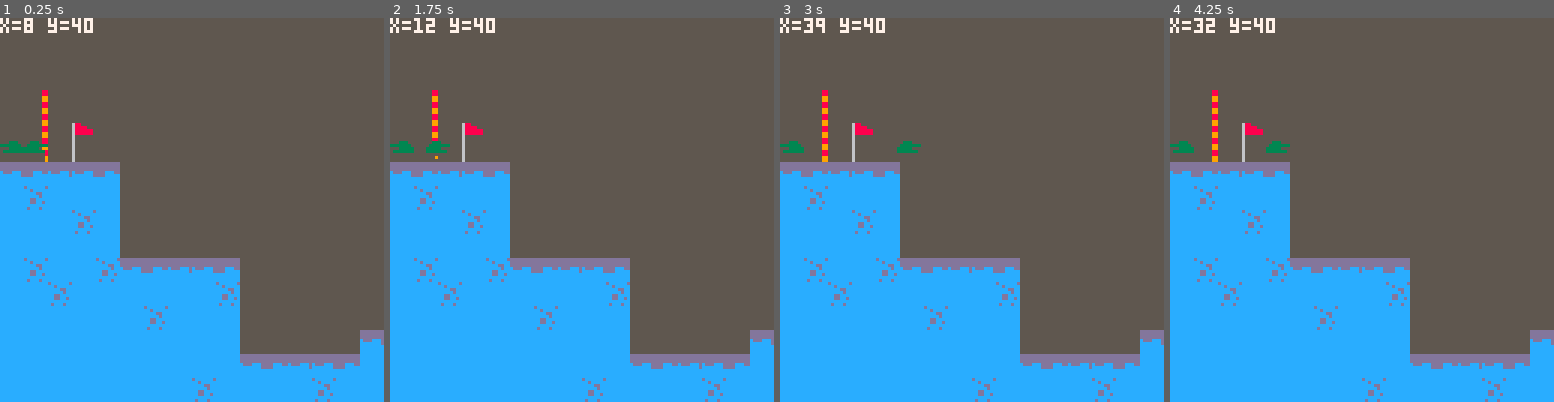
Above: before the commit, frames 1-4 (left to right).
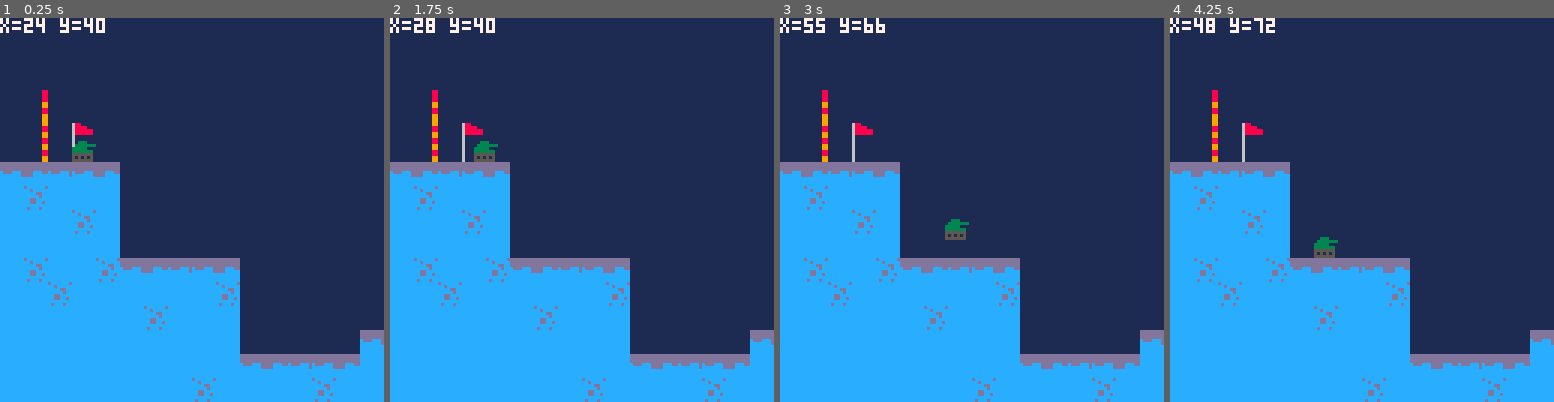
Above: after the commit, the same moments.

Repository: Finn4239/ShellShockLite
Game: PICO-8 cartridge game.p8
The game is run twice, just before and just after one commit, with the same random seed, the same clock (stepped at 60 frames per second) and the same inputs.
Inputs:
- Up to frame 1 (0.25 s): no input
- Up to frame 2 (1.75 s): hold Right from 1.6 s (still down)
- Up to frame 3 (3 s): release Right at 2.1 s; hold Up 2.15-2.42 s; hold Right from 2.47 s (still down)
- Up to frame 4 (4.25 s): release Right at 3.03 s; hold Left 3.08-3.58 s; hold Right from 4.02 s (still down)

The runs differ from the first frame. In frame 1, 63% of the frame differs, in the area x 0-100%, y 0-88%; in frame 2, 63%; in frame 3, 63%; in frame 4, 63%.

Commit message:
refactor player movement and collision logic: improve jump mechanics and sprite handling

Diff:
--- a/src/core/game.lua
+++ b/src/core/game.lua
@@ -1,15 +1,72 @@
--- Start-coordinates
-x = 8
-y = 40
--- Velocity
-velocity_y = 0
 --constants
 GRAVITY = 0.3
 MAX_FALL_SPEED = 3
+MAX_JUMP_SPEED = 2
+JUMP_HEIGHT = 16
 -- Sprite indices
-PLAYER_SPRITE = 1
-BORDER_SPRITE = 0
+PLAYER_SPRITE_LEFT = 0
+PLAYER_SPRITE_RIGHT = 1
+BORDER_SPRITE = 6
+-- Start-coordinates
+x = 24
+y = 40
+current_sprite = PLAYER_SPRITE_RIGHT
+can_jump = true
+-- Velocity
+velocity_y = 0
 
+function applyVerticalMovement()
+    local y_direction = getVerticalDirection(velocity_y)
+    local amount_of_pixels = flr(absoluteValue(velocity_y))
+    local sprite_width = 8
+
+    if btn(2)then
+        y_direction = jump(y_direction) end
+
+    for i = 1, amount_of_pixels do
+        local left_edge = x
+        local right_edge = x + (sprite_width - 1)
+
+        if isObjectInAir(left_edge, y_direction) and isObjectInAir(right_edge, y_direction) then
+            y = y + y_direction
+        else
+            velocity_y = 0
+            break
+        end
+    end
+end
+
+function applyHorizontalMovement()
+    local x_direction = 0
+    local left = 0
+    local right = 0
+
+    if btn(0) then
+        left = 1
+        current_sprite = PLAYER_SPRITE_LEFT
+    else left = 0 end
+
+    if btn(1) then
+        right = 1
+        current_sprite = PLAYER_SPRITE_RIGHT
+    else right = 0 end
+
+    x_direction = right - left
+
+    if x_direction ~= 0 then
+        if x_direction > 0 then -- right
+            if not collisionAtPosition(x + x_direction *8, y+4) then
+                x = x + x_direction
+            end
+        else --left
+            if not collisionAtPosition(x + x_direction, y+4) then
+                x = x + x_direction
+            end
+        end
+    end
+end
+
+-- Help-Functions
 function getVerticalDirection(a)
     if a < 0 and -1 then
         return -1 -- move up
@@ -33,68 +90,60 @@
     return fget(mget(tank_x, tank_y), 0)
 end
 
-function calculateVerticalVelocity()
+function calculateVerticalVelocity(max_speed)
     velocity_y = velocity_y + GRAVITY
     if velocity_y > MAX_FALL_SPEED then
-    velocity_y = MAX_FALL_SPEED
+        velocity_y = MAX_FALL_SPEED
+        if velocity_y > max_speed then
+            velocity_y = max_speed
+        end
     end
 end
 
-function applyVerticalMovement()
-    local y_direction = getVerticalDirection(velocity_y)
-    local amount_of_pixels = flr(absoluteValue(velocity_y))
-    local sprite_width = 8
+function jump(y_direction)
+    if not isPlayerOnGround() then
+        can_jump = false
 
-    for i = 1, amount_of_pixels do
-        local left_edge = x
-        local right_edge = x + sprite_width - 1
+        return y_direction
+    end
 
-        if isObjectInAir(left_edge, y_direction) and isObjectInAir(right_edge, y_direction) then
-            y = y + y_direction
-        else
-            velocity_y = 0
-            break
-        end
+    if can_jump then
+        y_direction = y_direction - JUMP_HEIGHT
+        can_jump = false
     end
-end
+
+    return y_direction
+    end
 
 function isObjectInAir(edge, y_direction)
     return not collisionAtPosition(edge, y + 8 * y_direction)
 end
 
-function applyHorizontalMovement()
-    local x_direction = 0
-    local left = 0
-    local right = 0
+function isPlayerOnGround()
+    local left_edge = x
+    local right_edge = x + 7
 
-    if btn(0) then left = 1 else left = 0 end
-    if btn(1) then right = 1 else right = 0 end
-
-    x_direction = right - left
-
-    if x_direction ~= 0 then
-        if x_direction > 0 then -- right
-            if not collisionAtPosition(x + x_direction *8, y+4) then
-                x = x + x_direction
-            end
-        else --left
-            if not collisionAtPosition(x + x_direction, y+4) then
-                x = x + x_direction
-            end
-        end
-    end
+    return not isObjectInAir(left_edge, 1) or not isObjectInAir(right_edge, 1)
 end
 
+-- Pico-8 Standard Functions
 function _update()
-    calculateVerticalVelocity()
+    calculateVerticalVelocity(MAX_FALL_SPEED)
+    if isPlayerOnGround() then
+        can_jump = true
+    end
+
     applyVerticalMovement()
     applyHorizontalMovement()
 end
 
 function _draw()
     cls(5)
+    cls(1)
     map()
-    spr(BORDER_SPRITE,0,40)
-    spr(PLAYER_SPRITE, x, y)
+    spr(BORDER_SPRITE,8,40)
+    spr(BORDER_SPRITE, 8, 32)
+    spr(BORDER_SPRITE, 8, 26)
+    spr(current_sprite, x, y)
     print("x="..x.." y="..y, 0, 0, 7)
 end
